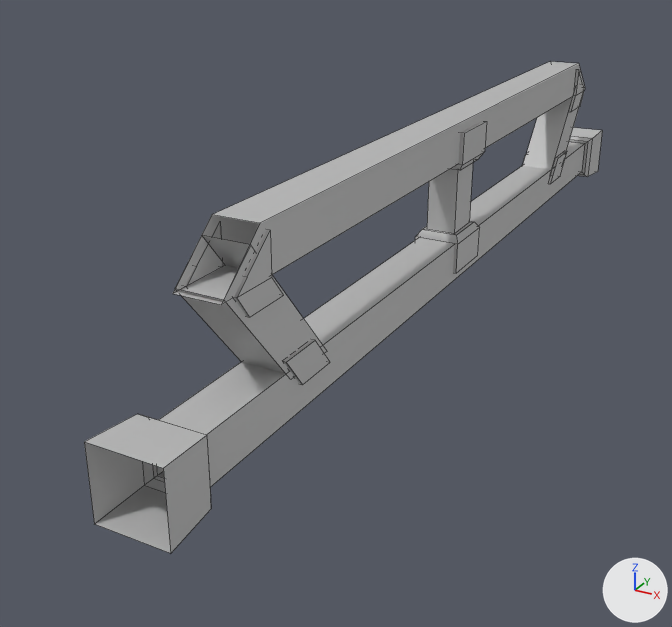
Two versions of the FBX model Assets/_Assets/Assets_SkyTemple/Models/Environment/TemplePlatform/SM_RoofFrame.fbx, one commit apart.
Before and after are seen from a camera (50 mm lens) standing at (18.5, -46.8, 15.0) and looking at (-4.3, -5.3, -5.8). Arrows for +X, +Y and +Z are at lower right; the lights stay in place. Mesh edges are drawn as thin lines. Where no turn or scale is listed for an object, it has been applied to the vertices.

In view in the first picture: 'SM_RoofFrame'.
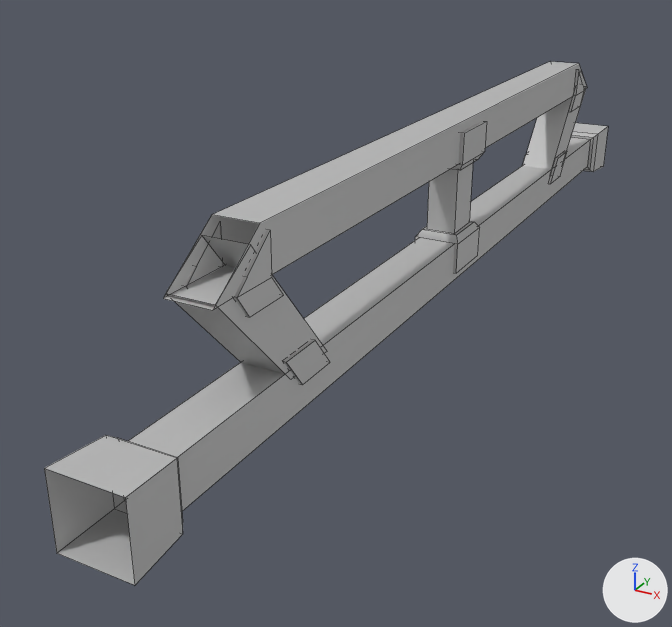
Pixel boxes [x1, y1, x2, y2] of what changed, in the pictures (672 x 627 px; the box of a moved part takes in the faces that stretch with it):
'SM_RoofFrame', reshaped (9% wider, 6% taller): before [84, 61, 602, 553]; after [44, 61, 608, 585]
part 1 of me_mesh, moved or reshaped: before [84, 128, 602, 553]; after [44, 123, 608, 585]
part 2 of me_mesh, moved or reshaped: before [173, 64, 585, 373]; after [163, 64, 587, 374]

The change, as a list of edits to the scene's bpy script:
```text
Change me_mesh:
    where me_mesh.from_pydata(...)  # 168 vertices, 122 faces; spans x -1.7..1.7, y -27.5..27.5, z -4.7..4.7
    used by ob_sm_roofframe; location = (0.0, 0.0, 0.0)
    before: 22 (-1.0, -23.0, 2.6) at pixel (174, 288), 23 (1.0, -23.0, 2.6) at pixel (223, 299), 78 (-1.0, 23.0, 2.6), 79 (1.0, 23.0, 2.6) at pixel (584, 87), 98 (-1.0, 23.1, 2.5)
    before: 99 (1.0, 23.1, 2.5) at pixel (585, 89), 102 (-1.0, -23.1, 2.5) at pixel (172, 293), 103 (1.0, -23.1, 2.5) at pixel (221, 304)
    me_mesh part 1: the loose piece of 32 vertices spanning x -1.7..1.7, y -27.5..27.5, z -4.7..-1.4 is scaled about its middle by (1, 1.07, 1)
    me_mesh part 2
    add for i in [22, 23, 102, 103]: me_mesh.vertices[i].co += Vector((0.0, -0.5, 0.0))
    add for i in [78, 79, 98, 99]: me_mesh.vertices[i].co += Vector((0.0, 0.5, 0.0))
```
